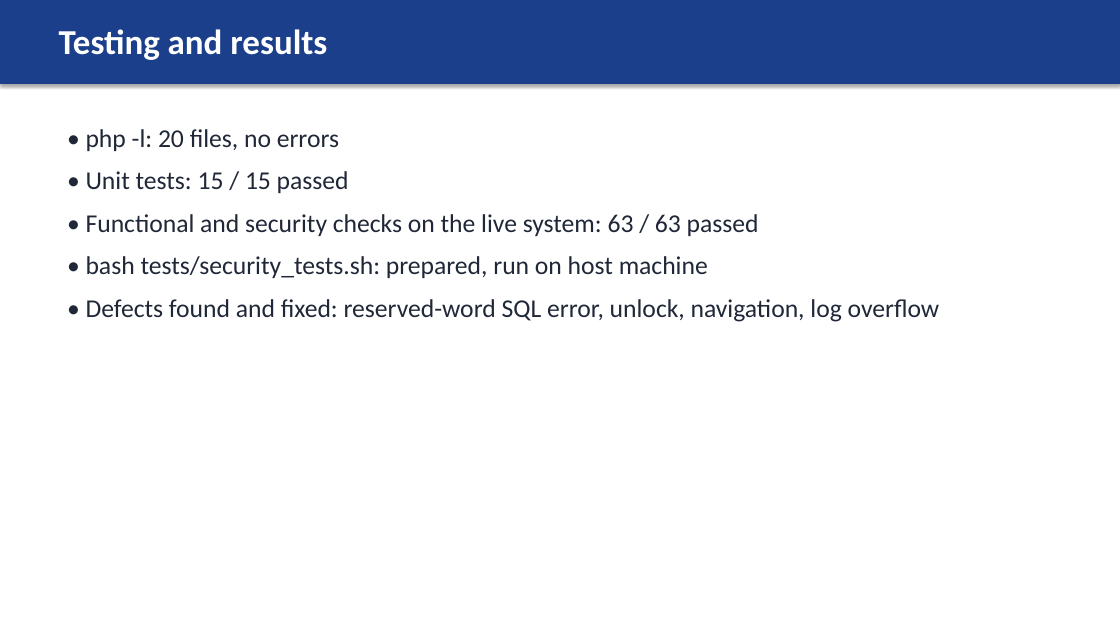
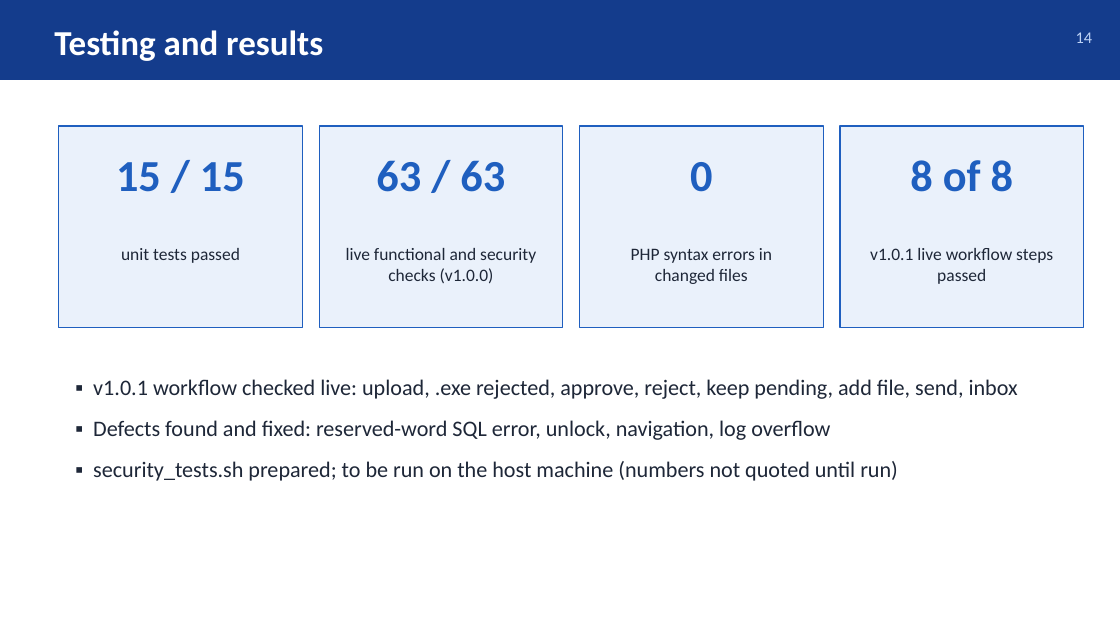
Before and after one commit to osmansalarov/ECMS-FYP2, a slide deck: slide 14 of docs/ECMS_FYP2_M2_Presentation.pptx (slide 13 before the commit). Drawn at 1120x630 pixels with LibreOffice and Linux fonts; fonts in the diff are those of the drawing. Boxes give left, top, right and bottom in pixels: in the first picture for what was removed or moved away, otherwise in the second. Text is boxed around its words. In the diff, an @@ line names an element or a change of style, - is before the commit and + after.

```diff
--- a/docs/ECMS_FYP2_M2_Presentation.pptx
+++ b/docs/ECMS_FYP2_M2_Presentation.pptx
@@ rectangle: place and size @@
-rectangle at (0,0,1120,84)
+rectangle at (0,0,1120,80)
@@ rectangle at (0,0,1120,80): fill #1B3F8B to #143C8C; shadow off @@
@@ text "Testing and results" at (54,30,323,61): vertical alignment top to middle @@
@@ text added at (1076,32,1093,43), 14 pt, text #BFD3F5 @@
+14
@@ rectangle added at (59,126,302,328), fill #EAF1FB, outline #1F5FBF 1 pt @@
@@ text removed at (86,129,940,322) @@
-• php -l: 20 files, no errors
-• Unit tests: 15 / 15 passed
-• Functional and security checks on the live system: 63 / 63 passed
-• bash tests/security_tests.sh: prepared, run on host machine
-• Defects found and fixed: reserved-word SQL error, unlock, navigation, log overflow
@@ rectangle added at (319,126,563,328), fill #EAF1FB, outline #1F5FBF 1 pt @@
@@ rectangle added at (580,126,823,328), fill #EAF1FB, outline #1F5FBF 1 pt @@
@@ rectangle added at (840,126,1084,328), fill #EAF1FB, outline #1F5FBF 1 pt @@
@@ text added at (116,162,245,192), 38 pt, text #1F5FBF, bold @@
+15 / 15
@@ text added at (376,160,505,192), 38 pt, text #1F5FBF, bold @@
+63 / 63
@@ text added at (690,162,712,192), 38 pt, text #1F5FBF, bold @@
+0
@@ text added at (910,160,1013,192), 38 pt, text #1F5FBF, bold @@
+8 of 8
@@ text added at (121,248,240,263), 15 pt, text #1E2738 @@
+unit tests passed
@@ text added at (346,248,536,283), 15 pt, text #1E2738 @@
+live functional and security checks (v1.0.0)
@@ text added at (631,248,772,284), 15 pt, text #1E2738 @@
+PHP syntax errors in changed files
@@ text added at (870,248,1053,284), 15 pt, text #1E2738 @@
+v1.0.1 live workflow steps passed
@@ text added at (93,379,1018,481), 19 pt, text #1E2738 @@
+▪ v1.0.1 workflow checked live: upload, .exe rejected, approve, reject, keep pending, add file, send, inbox
+▪ Defects found and fixed: reserved-word SQL error, unlock, navigation, log overflow
+▪ security_tests.sh prepared; to be run on the host machine (numbers not quoted until run)
```
Also in this commit, not shown: 5 other slides changed, 11 slides added, 9 slides removed, 32 other files.
